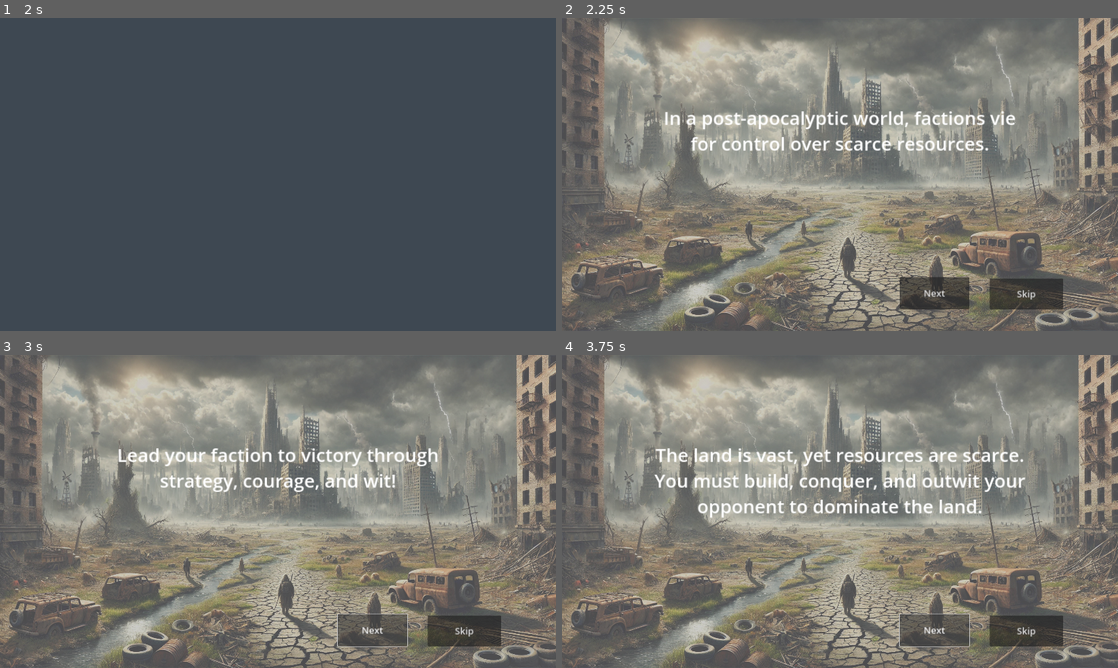
Above: before the commit, frames 1-4 (two rows, left to right).
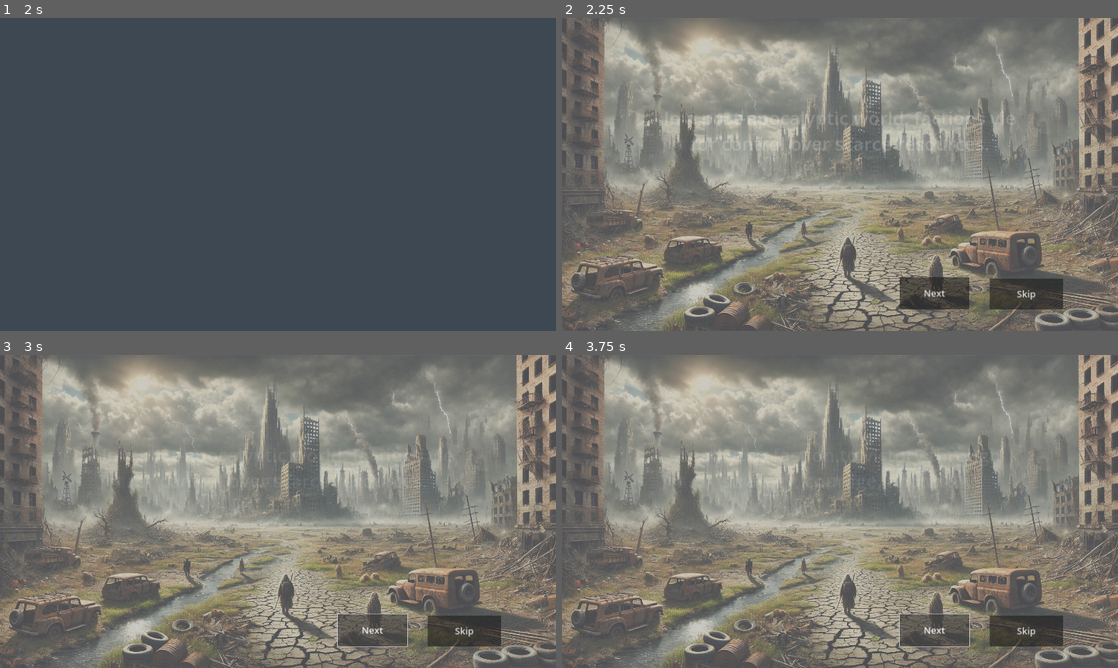
Above: after the commit, the same moments.

Repository: nguyendangy/hex-conquer
Game: Godot game, scene res://Scenes/Intro.tscn
Two runs of this game, one before a commit and one after it. Both use one fixed random seed, a clock stepped at 60 frames per second and the inputs below.
Inputs (mouse positions are in pixels of both pictures, inside the frame that each line leads up to):
- Up to frame 1 (2 s): move the mouse to (400, 158) at 0.52 s; hold Right mouse button (camera_pan) 0.53-1.28 s; click (400, 158) at 0.67 s; move the mouse to (166, 190) at 1.27 s; tap Mouse wheel up (camera_zoom_in) at 1.35 s; click (166, 190) at 1.42 s
- Up to frame 2 (2.25 s): move the mouse to (895, 105) at 2.02 s; tap Mouse wheel down (camera_zoom_out) at 2.1 s; click (895, 105) at 2.17 s
- Up to frame 3 (3 s): click "Next" at 2.75 s
- Up to frame 4 (3.75 s): click "Next" at 3.5 s

Frame 1 is identical in both runs. In frame 2, 2.0% of the frame differs, in the area x 18-82%, y 29-43%; in frame 3, 1.8%; in frame 4, 3.1%, in the area x 16-84%, y 29-52%.

Commit message:
Animate text in story

Diff:
--- a/Scenes/Story.tscn
+++ b/Scenes/Story.tscn
@@ -1,8 +1,98 @@
-[gd_scene load_steps=4 format=3 uid="uid://c640p4ns2sn7u"]
+[gd_scene load_steps=8 format=3 uid="uid://c640p4ns2sn7u"]
 
 [ext_resource type="Script" path="res://Scripts/Story.gd" id="1_bvkmk"]
 [ext_resource type="Texture2D" uid="uid://cc6ier0ba5de5" path="res://Assets/Images/start-story-background.jpg" id="2_famk1"]
 [ext_resource type="Texture2D" uid="uid://xeuueycjjs3w" path="res://Assets/Images/won-end-story-background.jpg" id="3_nqt3h"]
+
+[sub_resource type="Animation" id="Animation_kmxxw"]
+length = 0.001
+tracks/0/type = "value"
+tracks/0/imported = false
+tracks/0/enabled = true
+tracks/0/path = NodePath("Text/Label:modulate")
+tracks/0/interp = 1
+tracks/0/loop_wrap = true
+tracks/0/keys = {
+"times": PackedFloat32Array(0),
+"transitions": PackedFloat32Array(1),
+"update": 0,
+"values": [Color(1, 1, 1, 1)]
+}
+tracks/1/type = "value"
+tracks/1/imported = false
+tracks/1/enabled = true
+tracks/1/path = NodePath("Text/Label:self_modulate")
+tracks/1/interp = 1
+tracks/1/loop_wrap = true
+tracks/1/keys = {
+"times": PackedFloat32Array(0),
+"transitions": PackedFloat32Array(1),
+"update": 0,
+"values": [Color(1, 1, 1, 0)]
+}
+
+[sub_resource type="Animation" id="Animation_5nfll"]
+resource_name = "black_in"
+length = 0.5
+tracks/0/type = "value"
+tracks/0/imported = false
+tracks/0/enabled = true
+tracks/0/path = NodePath("Text/Label:modulate")
+tracks/0/interp = 1
+tracks/0/loop_wrap = true
+tracks/0/keys = {
+"times": PackedFloat32Array(0, 0.5),
+"transitions": PackedFloat32Array(1, 1),
+"update": 0,
+"values": [Color(1, 1, 1, 0), Color(1, 1, 1, 1)]
+}
+tracks/1/type = "value"
+tracks/1/imported = false
+tracks/1/enabled = true
+tracks/1/path = NodePath("Text/Label:self_modulate")
+tracks/1/interp = 1
+tracks/1/loop_wrap = true
+tracks/1/keys = {
+"times": PackedFloat32Array(0, 0.5),
+"transitions": PackedFloat32Array(1, 1),
+"update": 0,
+"values": [Color(1, 1, 1, 0), Color(1, 1, 1, 1)]
+}
+
+[sub_resource type="Animation" id="Animation_moeix"]
+resource_name = "black_out"
+length = 0.25
+tracks/0/type = "value"
+tracks/0/imported = false
+tracks/0/enabled = true
+tracks/0/path = NodePath("Text/Label:modulate")
+tracks/0/interp = 1
+tracks/0/loop_wrap = true
+tracks/0/keys = {
+"times": PackedFloat32Array(0, 0.233333),
+"transitions": PackedFloat32Array(1, 1),
+"update": 0,
+"values": [Color(1, 1, 1, 1), Color(1, 1, 1, 0)]
+}
+tracks/1/type = "value"
+tracks/1/imported = false
+tracks/1/enabled = true
+tracks/1/path = NodePath("Text/Label:self_modulate")
+tracks/1/interp = 1
+tracks/1/loop_wrap = true
+tracks/1/keys = {
+"times": PackedFloat32Array(0, 0.233333),
+"transitions": PackedFloat32Array(1, 1),
+"update": 0,
+"values": [Color(1, 1, 1, 1), Color(1, 1, 1, 0)]
+}
+
+[sub_resource type="AnimationLibrary" id="AnimationLibrary_ahio3"]
+_data = {
+"RESET": SubResource("Animation_kmxxw"),
+"black_in": SubResource("Animation_5nfll"),
+"black_out": SubResource("Animation_moeix")
+}
 
 [node name="StartStory" type="Panel"]
 script = ExtResource("1_bvkmk")
@@ -39,6 +129,7 @@
 offset_bottom = 340.0
 
 [node name="Label" type="RichTextLabel" parent="Text"]
+self_modulate = Color(1, 1, 1, 0)
 top_level = true
 layout_mode = 0
 offset_left = 300.0
@@ -47,6 +138,7 @@
 offset_bottom = 600.0
 theme_override_font_sizes/normal_font_size = 64
 bbcode_enabled = true
+scroll_active = false
 
 [node name="Buttons" type="Control" parent="."]
 anchors_preset = 0
@@ -80,5 +172,10 @@
 text = "Skip"
 icon_alignment = 1
 
+[node name="AnimationPlayer" type="AnimationPlayer" parent="."]
+libraries = {
+"": SubResource("AnimationLibrary_ahio3")
+}
+
 [connection signal="pressed" from="Buttons/Next" to="." method="_on_NextButton_pressed"]
 [connection signal="pressed" from="Buttons/Skip" to="." method="_on_SkipButton_pressed"]
--- a/Scripts/Story.gd
+++ b/Scripts/Story.gd
@@ -21,6 +21,8 @@
 
 var current_line_index: int = 0
 
+@onready var animation_intro = $AnimationPlayer
+
 
 func _ready() -> void:
 
@@ -40,8 +42,14 @@
 		$Background/EndImage.visible = false
 		$Text/Label.text = "[center]" + startText[current_line_index]
 
+	animation_intro.play("black_in")
+
+
 
 func _on_NextButton_pressed() -> void:
+	animation_intro.play("black_out")
+	await get_tree().create_timer(0.25).timeout
+
 	var lines: Array = []
 	if Config.gameOver:
 		lines = endText
@@ -51,6 +59,8 @@
 	if current_line_index < lines.size() - 1:
 		current_line_index += 1
 		$Text/Label.text = "[center]" + lines[current_line_index]
+
+		animation_intro.play("black_in")
 	else:
 		current_line_index = 0
 		get_tree().change_scene_to_file("res://Scenes/TitleScreen.tscn")
